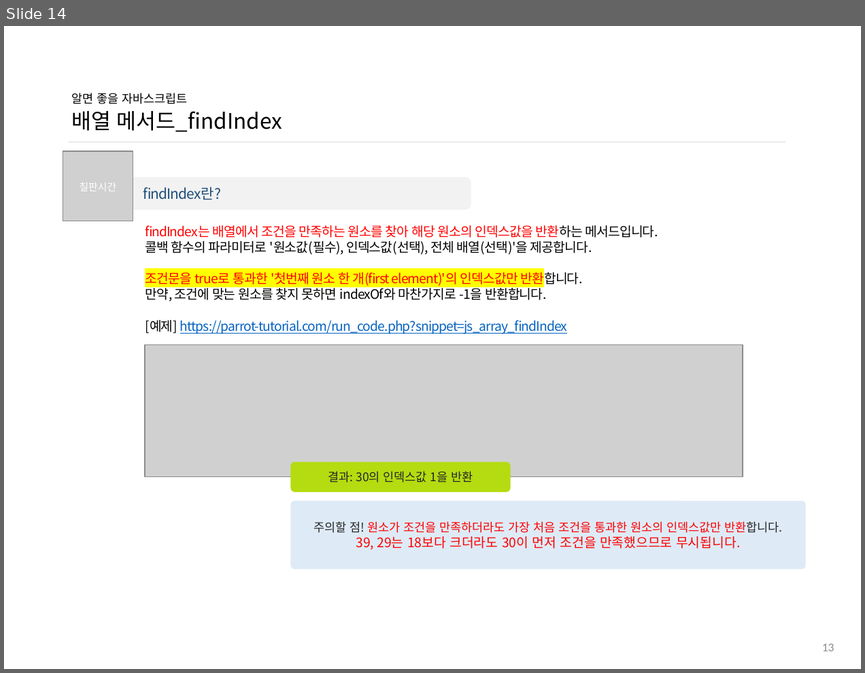
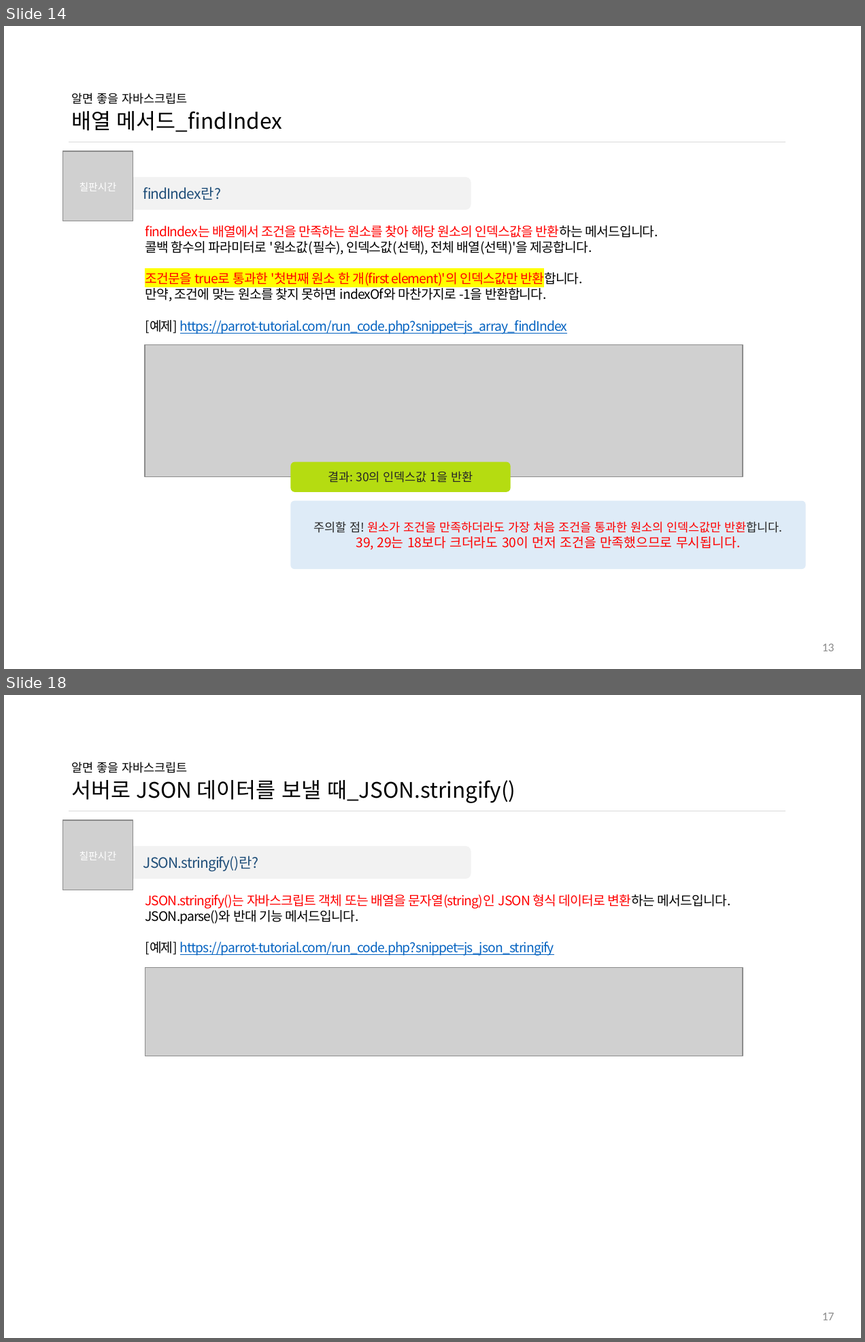
Before and after one commit to ddowon/vueStudy, a slide deck: 01.참고자료/191024_알면 좋을 자바스크립트.pptx. Shown one above the other, each under a label of ours: slide 14 before the commit, slides 14 and 18 after it; the slides between them are not shown. The pictures are 865x673 and 865x1342 pixels, drawn with LibreOffice and Linux fonts; fonts in the diff are those of the drawing; grey boxes stand for pictures; background and template pictures are left out. Boxes give left, top, right and bottom in pixels: in the first picture for what was removed or moved away, otherwise in the second. Text is boxed around its words. In the diff, an @@ line names an element or a change of style, - is before the commit and + after.

Commit message:
10월 31일 10차 자바스크립트 스터디 보조자료 업데이트

```diff
--- a/01.참고자료/191024_알면 좋을 자바스크립트.pptx
+++ b/01.참고자료/191024_알면 좋을 자바스크립트.pptx
@@ slide 18 added at box(4, 695, 861, 1338), background #FFFFFF @@
@@ title added at box(71, 762, 515, 803), 18 pt, text #000000 @@
+알면 좋을 자바스크립트
+서버로 JSON 데이터를 보낼 때_JSON.stringify()
@@ line added from (68, 811) to (785, 811), #D9D9D9 0.5 pt @@
@@ picture added at box(63, 820, 133, 890) @@
@@ text added at box(79, 851, 117, 860), 8.5 pt, text #FFFFFF @@
+칠판시간
@@ rounded rectangle added at box(107, 846, 471, 879), fill #F2F2F2, 12 pt, text #1F4E79 @@
+JSON.stringify()란?
@@ text added at box(145, 894, 731, 955), 11 pt, text #0563C1 @@
+JSON.stringify()는 자바스크립트 객체 또는 배열을 문자열(string)인 JSON 형식 데이터로 변환하는 메서드입니다.
+JSON.parse()와 반대 기능 메서드입니다.
+[예제] https://parrot-tutorial.com/run_code.php?snippet=js_json_stringify
@@ picture added at box(145, 968, 742, 1055) @@
@@ page number added at box(822, 1312, 834, 1320), 10 pt, text #8C8C8C @@
+17
```
Also in this commit, not shown: 2 slides changed, 5 other slides added.
